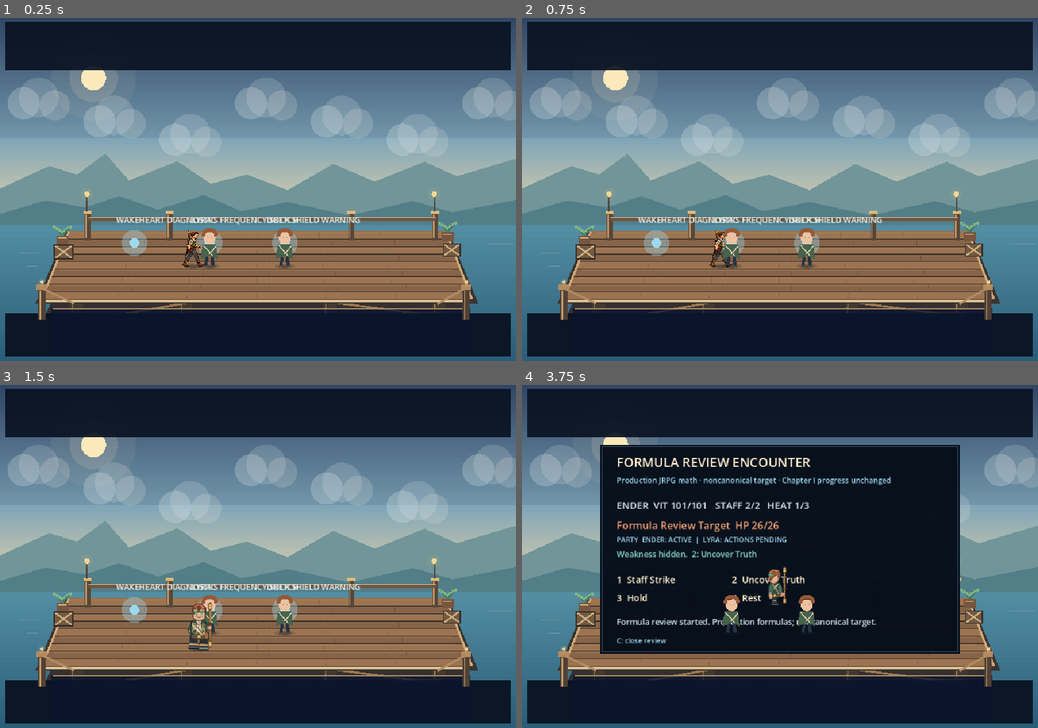
Above: before the commit, frames 1-4 (two rows, left to right).
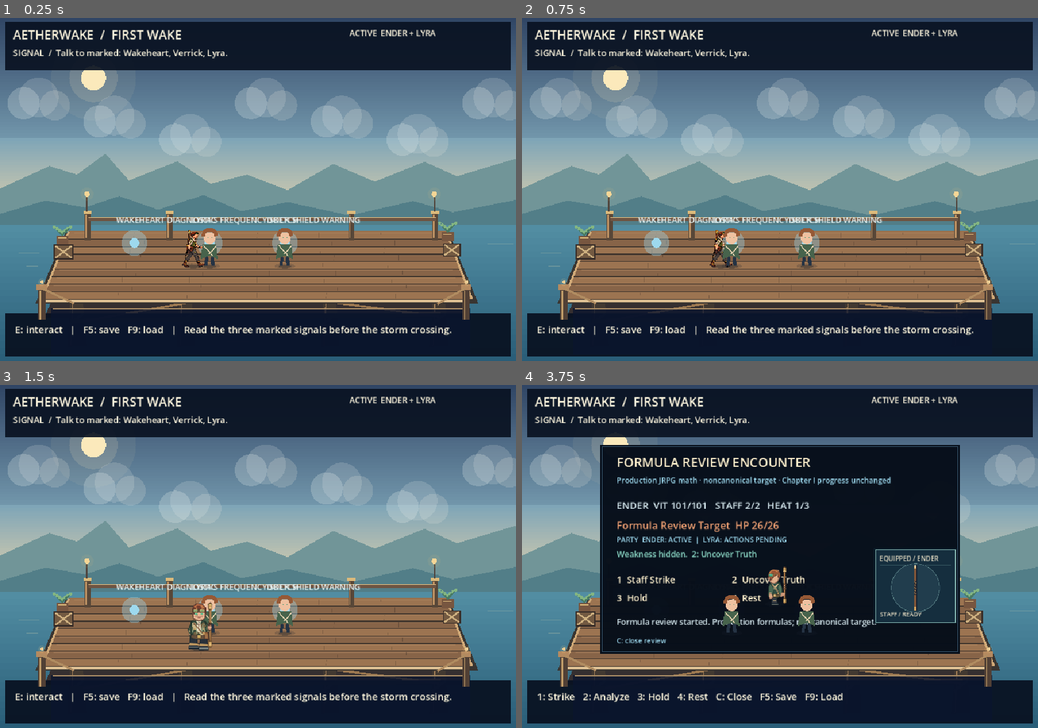
Above: after the commit, the same moments.

Repository: ndrorchestration/ToSailaStarrySky-jrpg
Game: Godot game, scene res://scenes/first_wake_chapter1_player_preview.tscn
Two runs of this game, one before a commit and one after it. Both use one fixed random seed, a clock stepped at 60 frames per second and the inputs below.
Inputs:
- Up to frame 1 (0.25 s): no input
- Up to frame 2 (0.75 s): tap Enter at 0.5 s; hold Right (ui_right) from 0.53 s (still down); tap 1 (aetherwake_ch1_choice_a) at 0.6 s
- Up to frame 3 (1.5 s): tap Space at 1.25 s; release Right (ui_right) at 1.28 s; hold Down (ui_down) from 1.28 s (still down); tap 2 (aetherwake_ch1_choice_b) at 1.35 s
- Up to frame 4 (3.75 s): tap Enter at 2 s; release Down (ui_down) at 2.03 s; hold Right (ui_right) 2.03-2.78 s; tap 3 (aetherwake_ch1_choice_c) at 2.1 s; hold Up (ui_up) 2.78-3.53 s; tap 4 (aetherwake_ch1_combat_rest) at 2.85 s; hold Left (ui_left) from 3.53 s (still down); tap C (aetherwake_ch1_formula_review) at 3.6 s

The runs differ from the first frame. In frame 1, 2.2% of the frame differs, in the area x 2-88%, y 3-93%; in frame 2, 2.2%; in frame 3, 2.2%; in frame 4, 5.1%, in the area x 2-85%, y 3-93%.
Error before the commit: Parse Error: The member "Projection" cannot have the same name as a builtin type. (res://scripts/weapon_battle_visual_chip.gd:5)

Commit message:
fix(godot): avoid reserved Godot Projection builtin identifier

Diff:
--- a/godot/scripts/weapon_battle_visual_chip.gd
+++ b/godot/scripts/weapon_battle_visual_chip.gd
@@ -2,13 +2,13 @@
 ## Small overlay placed inside the EXISTING Chapter I battle UI.
 ## Visual-only: no collision, hitbox, stat, target or turn API.
 const Silhouette = preload("res://scripts/weapon_silhouette_review.gd")
-const Projection = preload("res://scripts/weapon_battle_visual_projection.gd")
+const VisualBridge = preload("res://scripts/weapon_battle_visual_projection.gd")
 
 const PANEL := Color("#152e3e")
 const BORDER := Color("#7eada9")
 const PAPER := Color("#e8dfc5")
 
-var model = Projection.new()
+var model = VisualBridge.new()
 var equipment: Node2D
 var current: Dictionary = {}
 
@@ -25,14 +25,14 @@
 func show_frame(frame: Dictionary) -> bool:
     # Never render arbitrary ability/weapon data as trusted combat animation.
     if str(frame.get("actorId","")) != "ender" \
-        or str(frame.get("weaponId","")) != Projection.ENDER_STAFF_ID \
-        or str(frame.get("renderAuthority","")) != Projection.RENDER_AUTHORITY \
+        or str(frame.get("weaponId","")) != VisualBridge.ENDER_STAFF_ID \
+        or str(frame.get("renderAuthority","")) != VisualBridge.RENDER_AUTHORITY \
         or bool(frame.get("canAuthorizeActions",true)):
         return false
     var action := str(frame.get("action",""))
     if action != "idle" and action != "attack":
         return false
-    if action == "attack" and str(frame.get("formulaActionId","")) != Projection.STRIKE_ACTION_ID:
+    if action == "attack" and str(frame.get("formulaActionId","")) != VisualBridge.STRIKE_ACTION_ID:
         return false
     if action == "idle" and str(frame.get("formulaActionId","")) not in ["","uncoverTruth","hold","rest"]:
         return false
